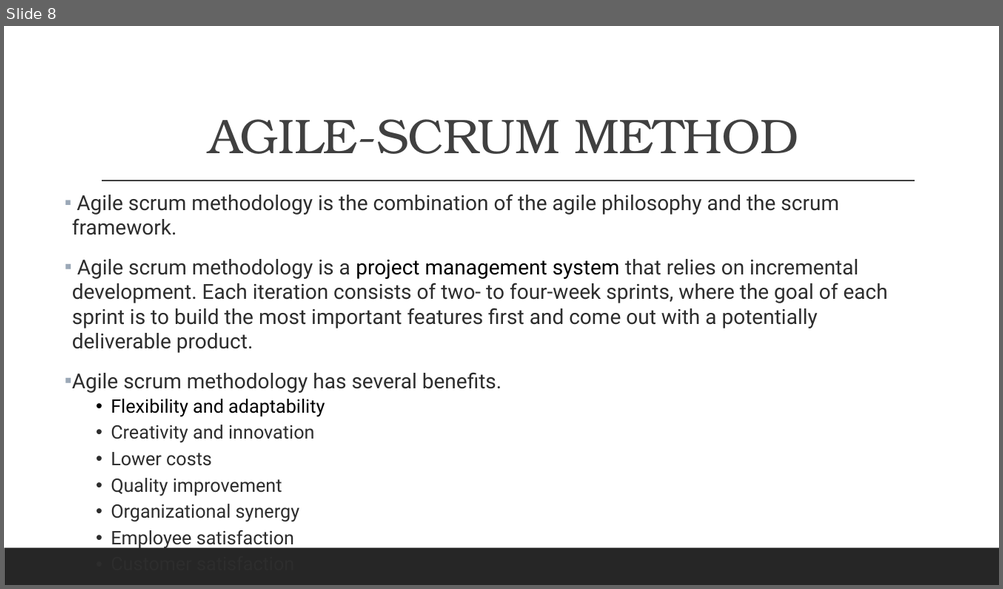
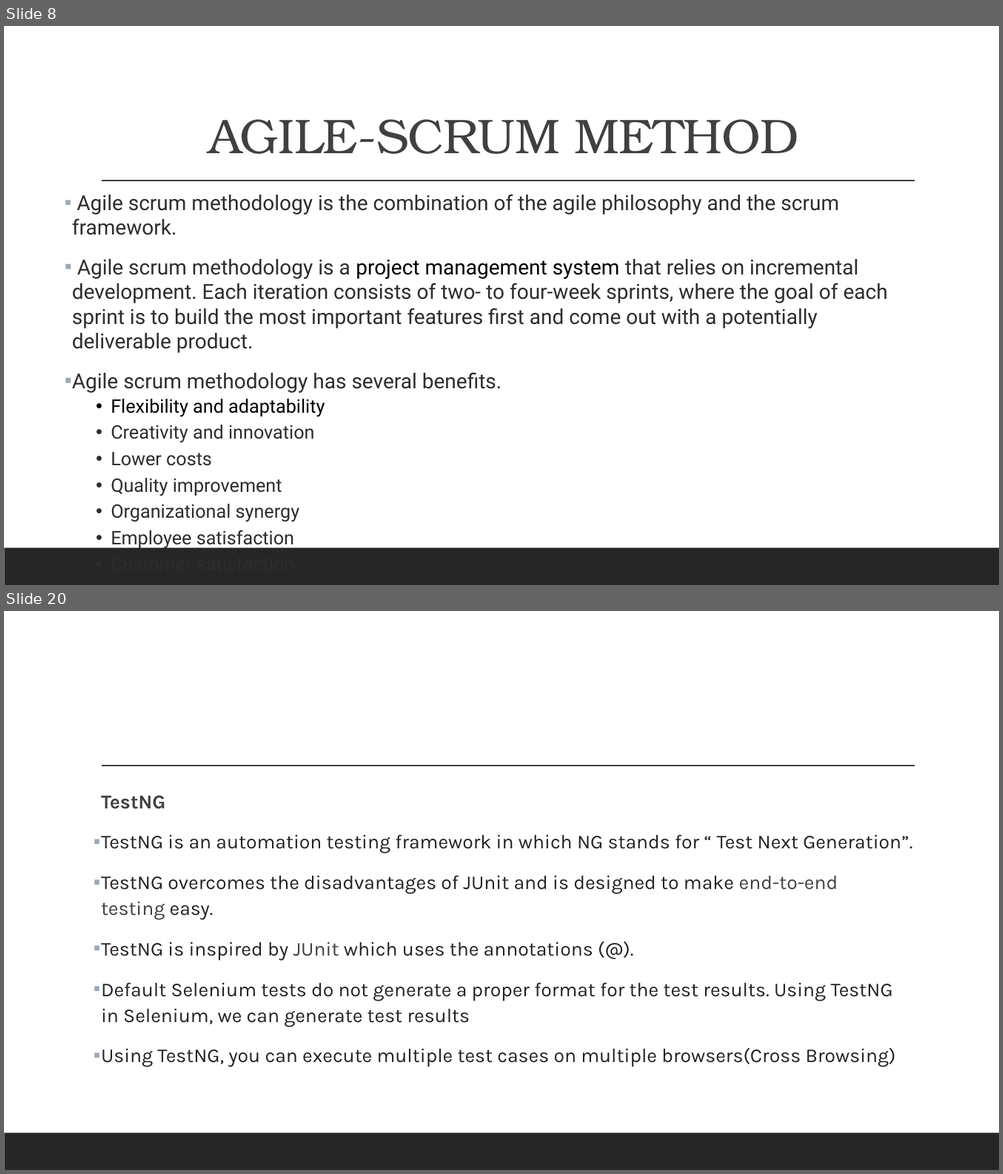
Before and after one commit to aiswaryas97/softwareTestingPresentation, a slide deck: AutomationTesting/AutomationTesting.pptx. Shown one above the other, each under a label of ours: slide 8 before the commit, slides 8 and 20 after it; the slides between them are not shown. The pictures are 1003x589 and 1003x1174 pixels, drawn with LibreOffice and Linux fonts; fonts in the diff are those of the drawing. Boxes give left, top, right and bottom in pixels: in the first picture for what was removed or moved away, otherwise in the second. Text is boxed around its words. In the diff, an @@ line names an element or a change of style, - is before the commit and + after.

```diff
--- a/AutomationTesting/AutomationTesting.pptx
+++ b/AutomationTesting/AutomationTesting.pptx
@@ slide 20 added at box(4, 611, 999, 1170), background #FFFFFF; not listed: 2 template elements that a slide beside it also shows @@
@@ text added at box(101, 795, 912, 1068), 19 pt, text #222222 @@
+  TestNG
+▪ TestNG is an automation testing framework in which NG stands for “ Test Next Generation”.
+▪ TestNG overcomes the disadvantages of JUnit and is designed to make end-to-end testing easy.
+▪ TestNG is inspired by JUnit which uses the annotations (@).
+▪ Default Selenium tests do not generate a proper format for the test results. Using TestNG in Selenium, we can generate test results
+▪ Using TestNG, you can execute multiple test cases on multiple browsers(Cross Browsing)
```
Also in this commit, not shown: 3 slides changed, 16 other slides added.
